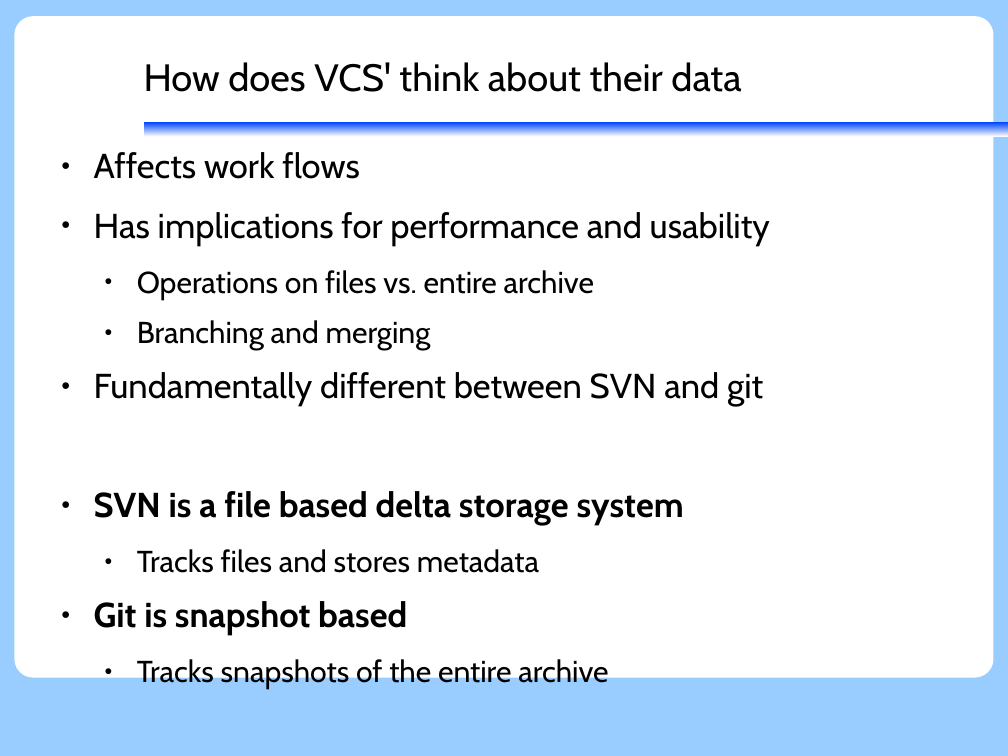
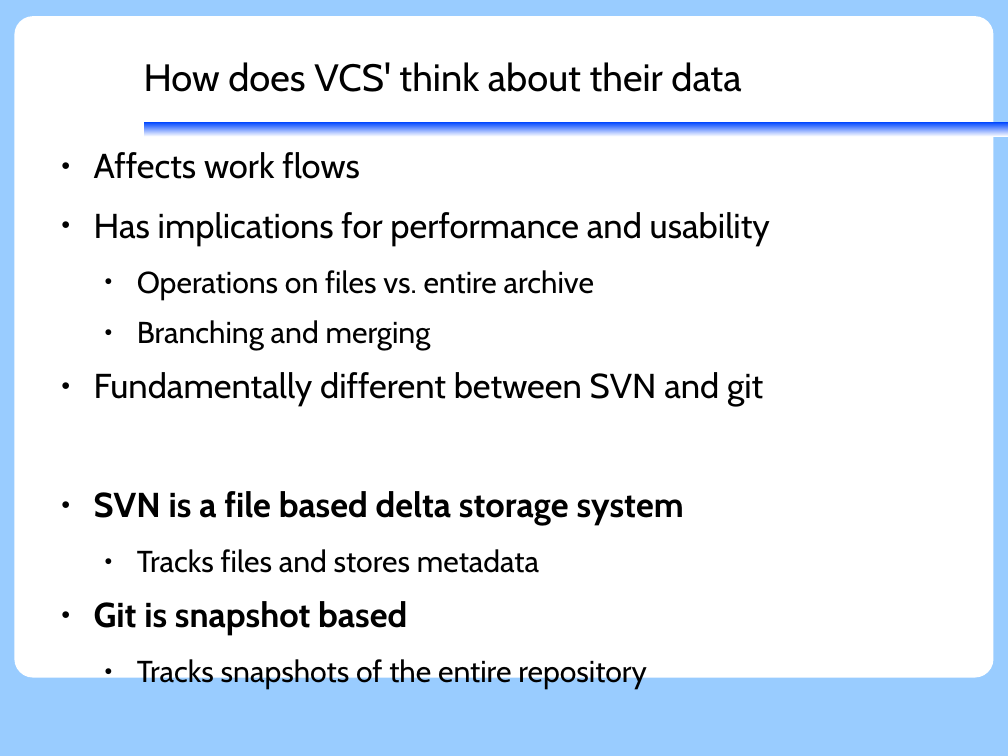
Before and after one commit to KennethNielsen/presentations, a slide deck: slide 11 of git/git.odp (slide 21 before the commit). Drawn at 1008x756 pixels with LibreOffice and Linux fonts; fonts in the diff are those of the drawing; background and template pictures are left out. Boxes give left, top, right and bottom in pixels: in the first picture for what was removed or moved away, otherwise in the second. Text is boxed around its words. In the diff, an @@ line names an element or a change of style, - is before the commit and + after.

```diff
--- a/git/git.odp
+++ b/git/git.odp
@@ text at (137, 657, 647, 690): text changed @@
-  ● Tracks snapshots of the entire archive
+  ● Tracks snapshots of the entire repository
```
Also in this commit, not shown: 19 other slides changed, 18 slides added, 7 slides removed.
